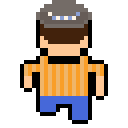
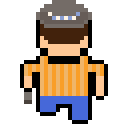
Revision of a layered (128, 128) image; what changed, layer by layer:
painted on "Layer 2" over [24, 92, 32, 104]
